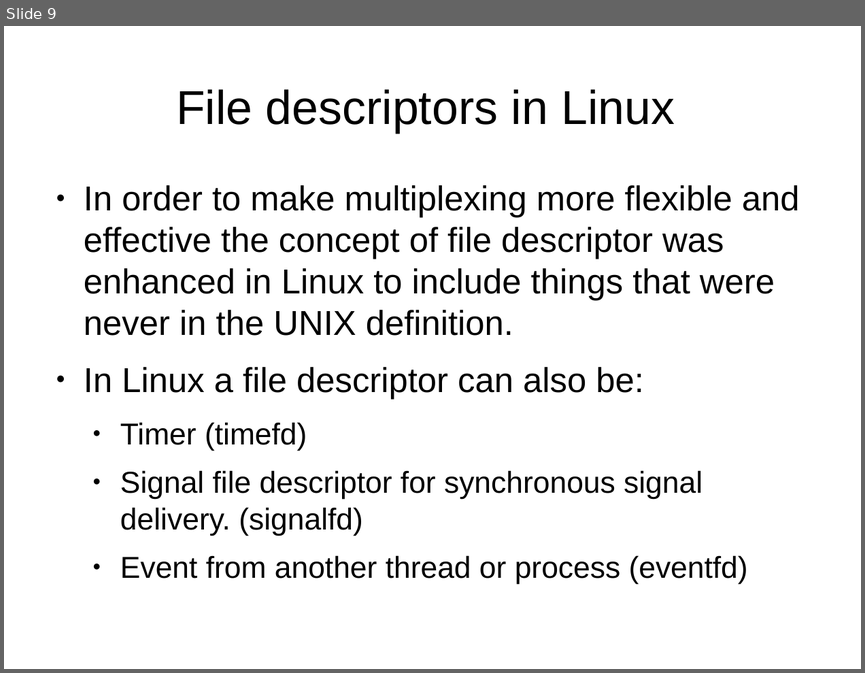
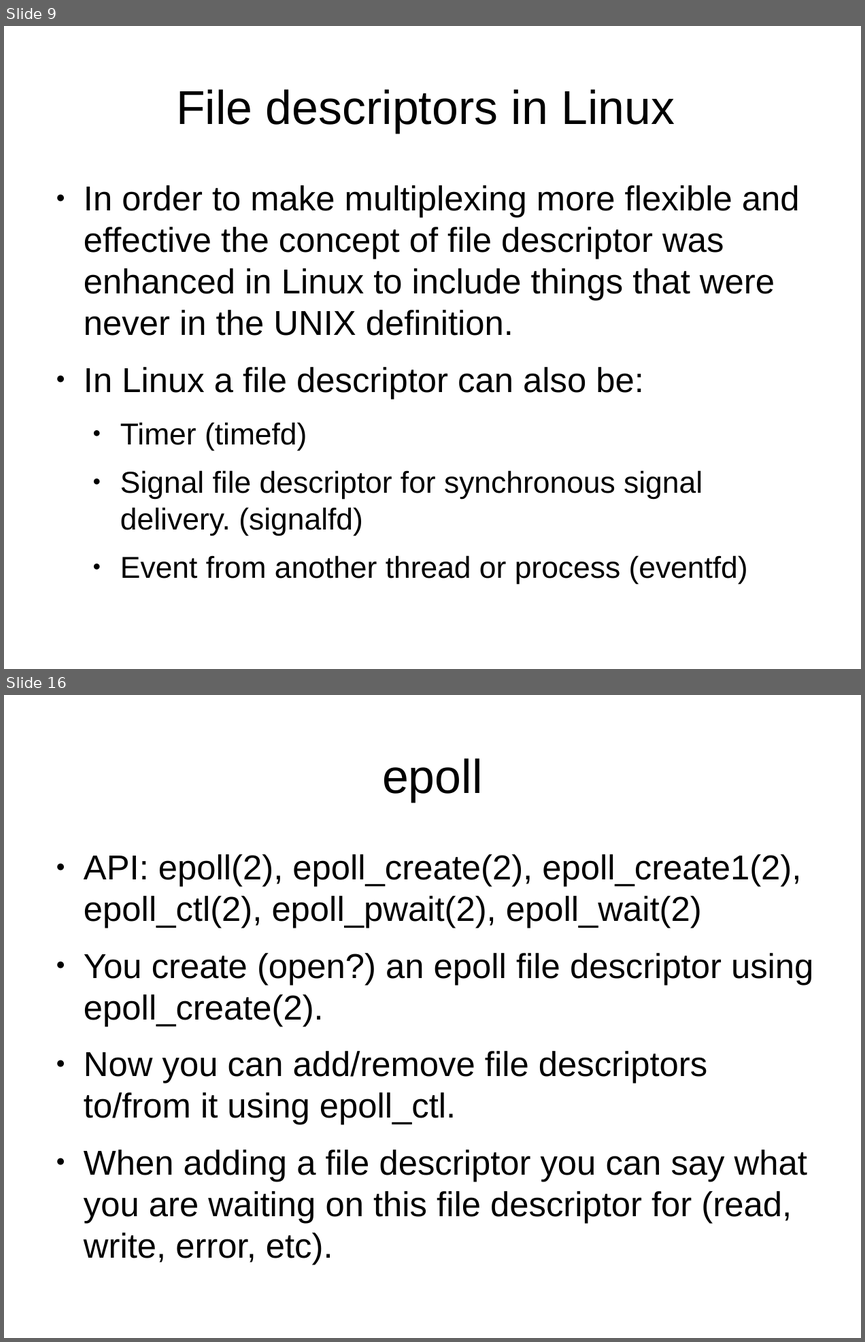
Before and after one commit to veltzer/demos, a slide deck: cpp/multi_core/linux_multiplexing.odp. Shown one above the other, each under a label of ours: slide 9 before the commit, slides 9 and 16 after it; the slides between them are not shown. The pictures are 865x673 and 865x1342 pixels, drawn with LibreOffice and Linux fonts; fonts in the diff are those of the drawing. Boxes give left, top, right and bottom in pixels: in the first picture for what was removed or moved away, otherwise in the second. Text is boxed around its words. In the diff, an @@ line names an element or a change of style, - is before the commit and + after.

```diff
--- a/cpp/multi_core/linux_multiplexing.odp
+++ b/cpp/multi_core/linux_multiplexing.odp
@@ slide 16 added at (x1=4, y1=695, x2=861, y2=1338), background #FFFFFF @@
@@ title added at (x1=382, y1=758, x2=482, y2=802), 44 pt, text #000000 @@
+epoll
@@ text added at (x1=84, y1=854, x2=813, y2=1264), 32 pt, text #000000 @@
+● API: epoll(2), epoll_create(2), epoll_create1(2), epoll_ctl(2), epoll_pwait(2), epoll_wait(2)
+● You create (open?) an epoll file descriptor using epoll_create(2).
+● Now you can add/remove file descriptors to/from it using epoll_ctl.
+● When adding a file descriptor you can say what you are waiting on this file descriptor for (read, write, error, etc).
```
Also in this commit, not shown: 1 slide changed, 8 other slides added.
